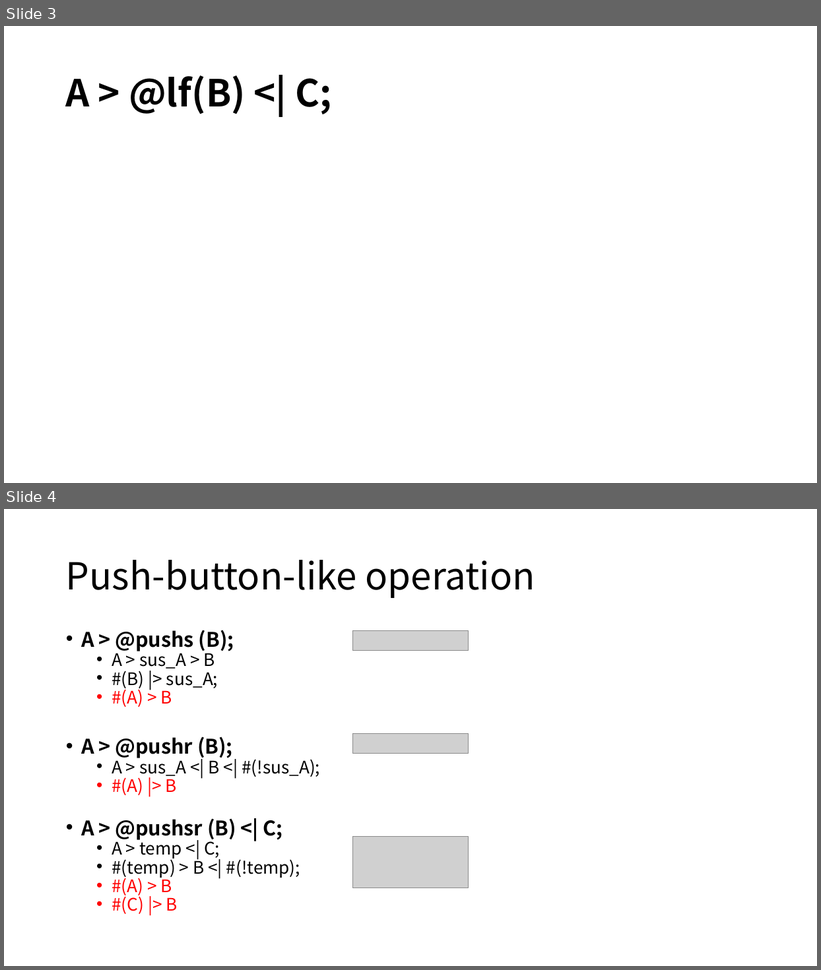
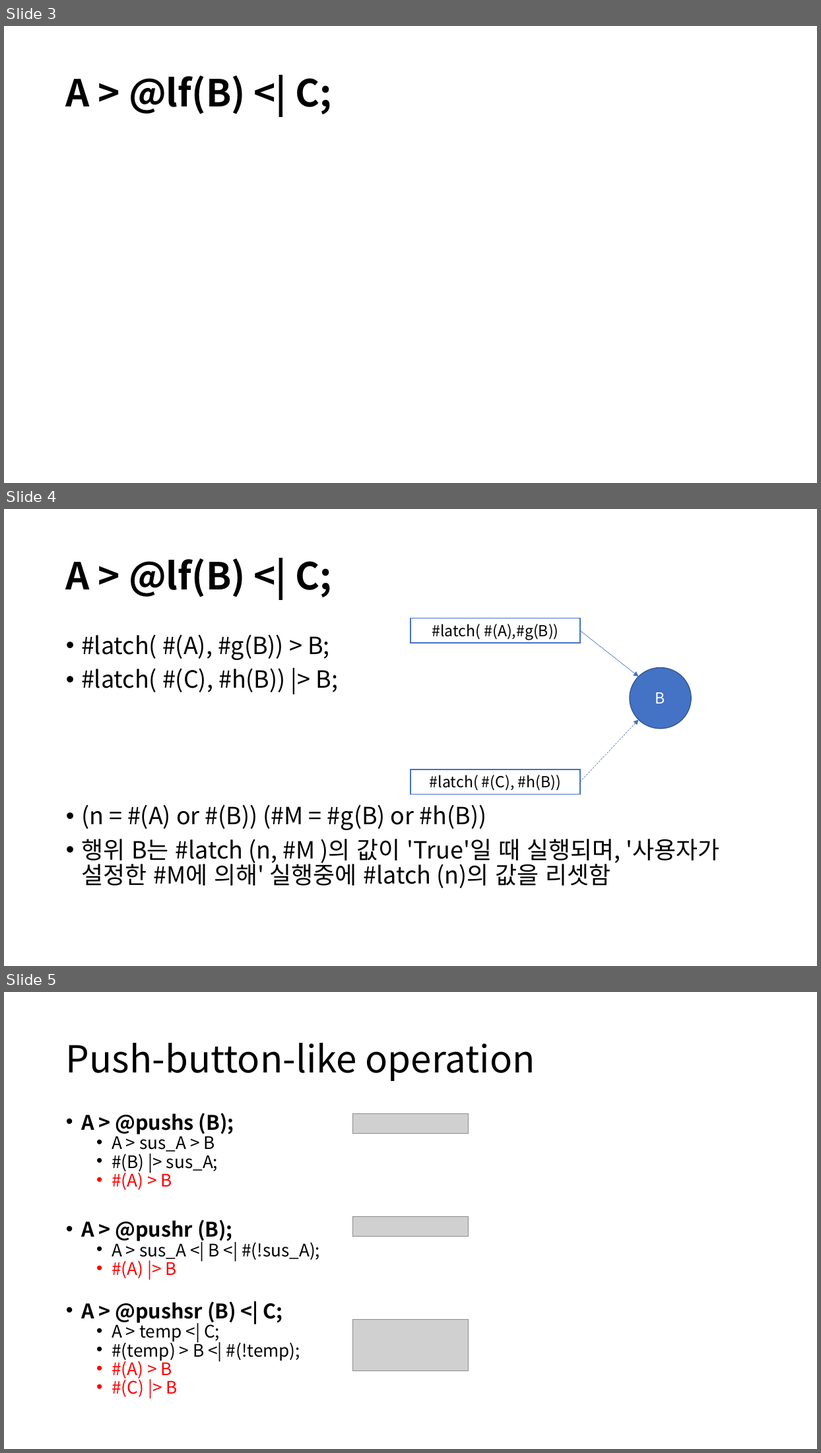
Before and after one commit to DualsoftDev/ds, a slide deck: Doc/PowerPoint/macro.pptx. Shown one above the other, each under a label of ours: slides 3 and 4 before the commit, slides 3, 4 and 5 after it. The pictures are 821x970 and 821x1453 pixels, drawn with LibreOffice and Linux fonts; fonts in the diff are those of the drawing; grey boxes stand for pictures. Boxes give left, top, right and bottom in pixels: in the first picture for what was removed or moved away, otherwise in the second. Text is boxed around its words. In the diff, an @@ line names an element or a change of style, - is before the commit and + after.

Commit message:
Update ppt - lf(B)

```diff
--- a/Doc/PowerPoint/macro.pptx
+++ b/Doc/PowerPoint/macro.pptx
@@ slide 4 added at (4,509,817,966), background #FFFFFF @@
@@ title added at (66,559,331,597), 44 pt, text #000000, bold @@
+A > @lf(B) <| C;
@@ rectangle added at (411,618,580,642), fill #FFFFFF, outline #4472C4 1 pt, 18 pt, text #000000 @@
+#latch( #(A),#g(B))
@@ text added at (81,634,719,889), 28 pt, text #000000 @@
+• #latch( #(A), #g(B)) > B;
+• #latch( #(C), #h(B)) |> B;
+• (n = #(A) or #(B)) (#M = #g(B) or #h(B))
+• 행위 B는 #latch (n, #M )의 값이 'True'일 때 실행되며, '사용자가 설정한 #M에 의해' 실행중에 #latch (n)의 값을 리셋함
@@ arrow added from (580, 631) to (639, 677), #4472C4 0.5 pt @@
@@ ellipse added at (630,667,692,729), fill #4472C4, outline #325491 1 pt, 18 pt, text #FFFFFF @@
+B
@@ arrow added from (580, 782) to (639, 720), #4472C4 0.5 pt dashed @@
@@ rectangle added at (411,770,580,794), fill #FFFFFF, outline #4472C4 1 pt, 18 pt, text #000000 @@
+#latch( #(C), #h(B))
@@ what was slide 4 is now slide 5 @@
```
